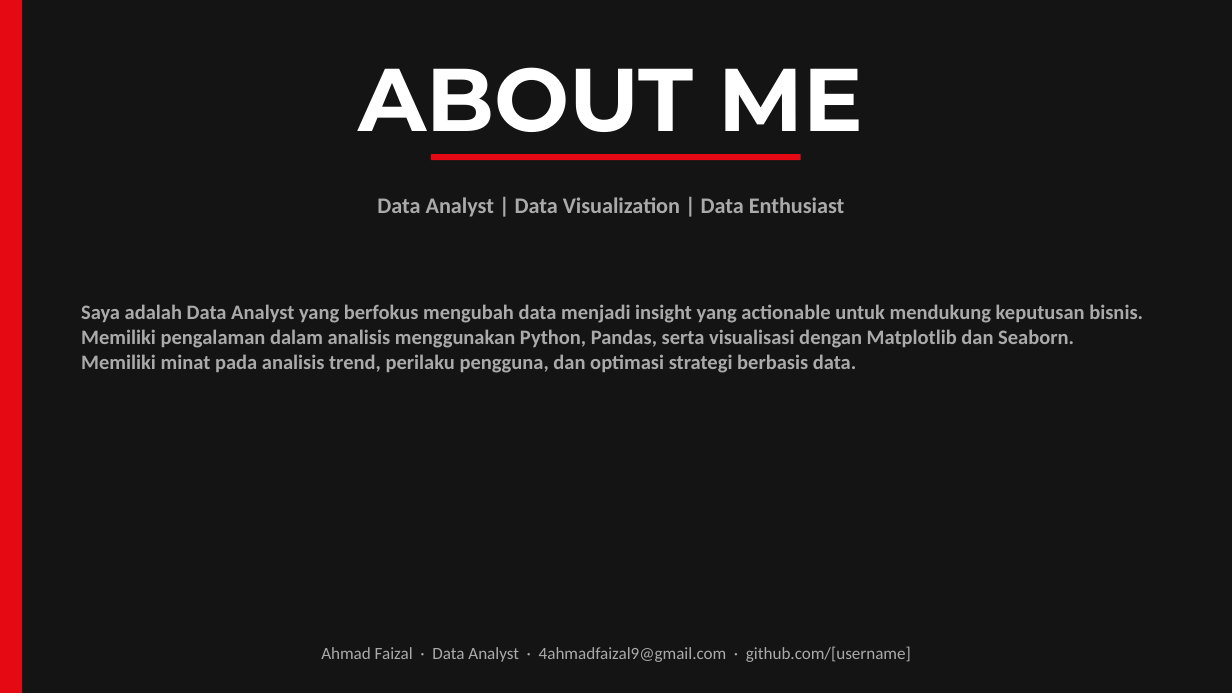
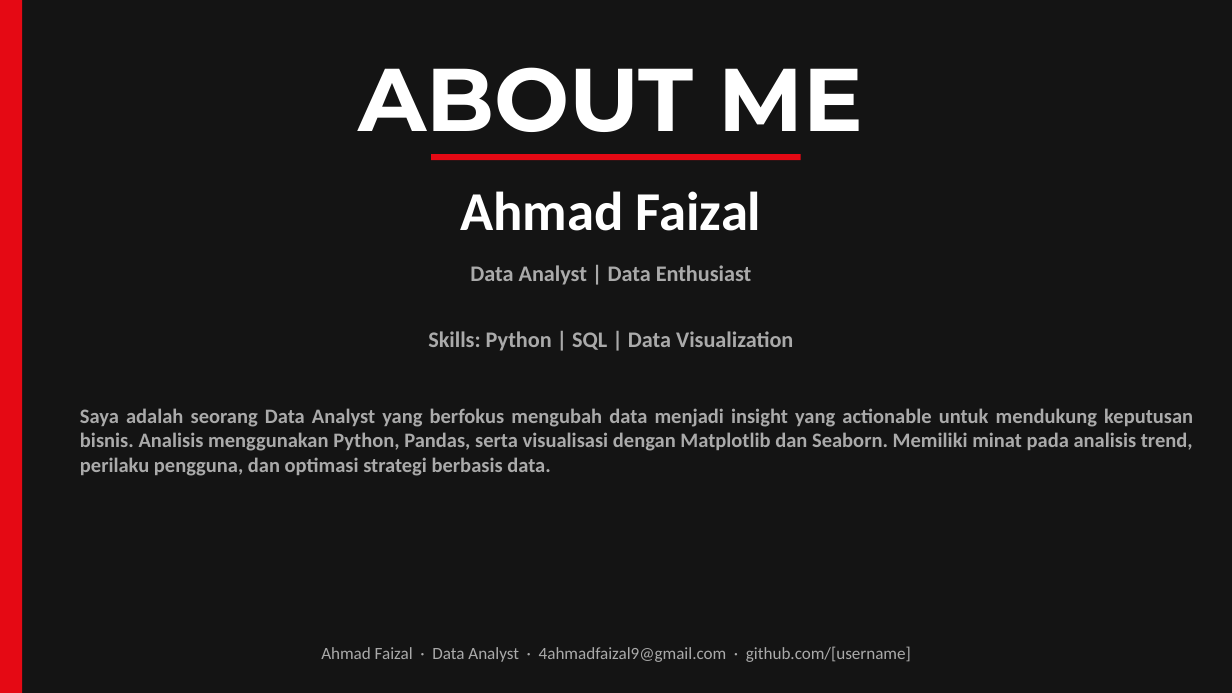
Before and after one commit to ahmadf9/netflix-content-strategy-analysis, a slide deck: slide 3 of Study Case - Ahmad Faizal- Netflix_Content_Strategy_Analysis.pptx (slide 2 before the commit). Drawn at 1232x693 pixels with LibreOffice and Linux fonts; fonts in the diff are those of the drawing. Boxes give left, top, right and bottom in pixels: in the first picture for what was removed or moved away, otherwise in the second. Text is boxed around its words. In the diff, an @@ line names an element or a change of style, - is before the commit and + after.

```diff
--- a/Study Case - Ahmad Faizal- Netflix_Content_Strategy_Analysis.pptx
+++ b/Study Case - Ahmad Faizal- Netflix_Content_Strategy_Analysis.pptx
@@ text added at (460,191,762,231), 32 pt, text #FFFFFF, bold @@
+Ahmad Faizal
@@ text at (470,265,752,285): text changed @@
-Data Analyst | Data Visualization | Data Enthusiast
+Data Analyst | Data Enthusiast
@@ text added at (428,331,793,351), 13 pt, text #AAAAAA, bold @@
+Skills: Python | SQL | Data Visualization
@@ text at (80,408,1193,476): text changed @@
-Saya adalah Data Analyst yang berfokus mengubah data menjadi insight yang actionable untuk mendukung keputusan bisnis.
-Memiliki pengalaman dalam analisis menggunakan Python, Pandas, serta visualisasi dengan Matplotlib dan Seaborn.
-Memiliki minat pada analisis trend, perilaku pengguna, dan optimasi strategi berbasis data.
+Saya adalah seorang Data Analyst yang berfokus mengubah data menjadi insight yang actionable untuk mendukung keputusan bisnis. Analisis menggunakan Python, Pandas, serta visualisasi dengan Matplotlib dan Seaborn. Memiliki minat pada analisis trend, perilaku pengguna, dan optimasi strategi berbasis data.
```
Also in this commit, not shown: 3 other slides changed, 5 slides added, 3 slides removed, 5 other files.
